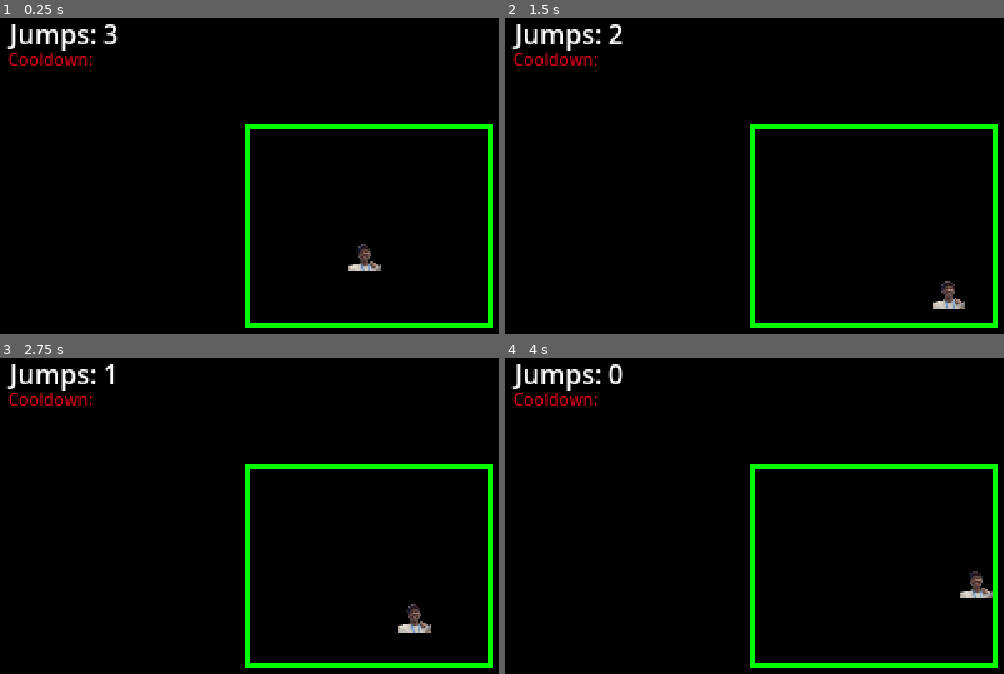
Above: before the commit, frames 1-4 (two rows, left to right).
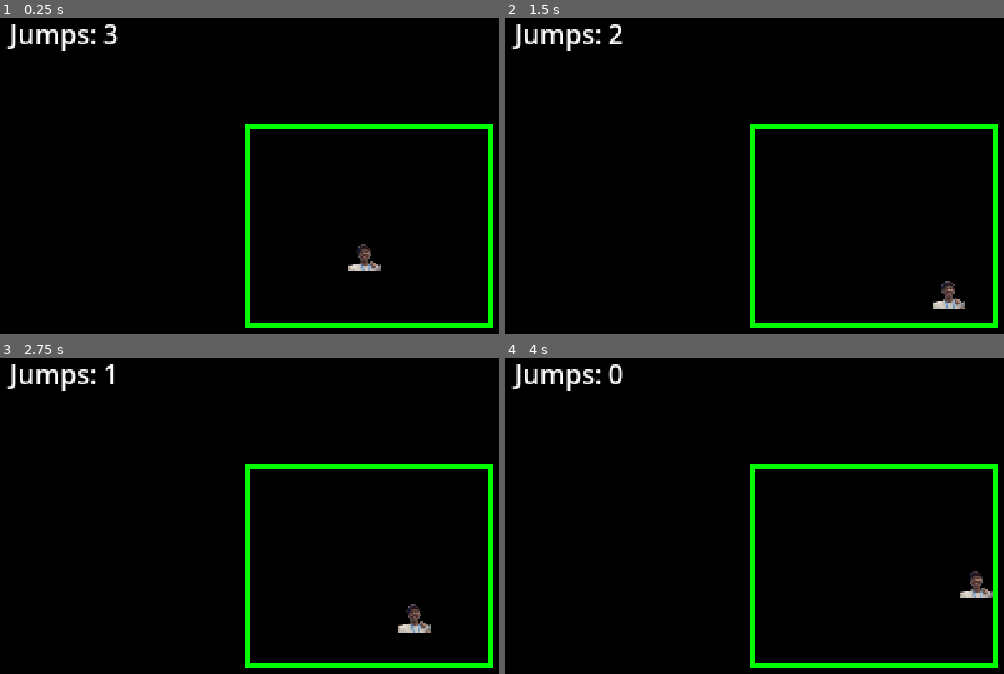
Above: after the commit, the same moments.

Repository: Shaurya0907/bb_COMBAT
Game: Godot game, scene res://scenes/main.tscn
Same seed, same stepped clock (60 frames per second), same inputs: the game is played once before the commit and once after it.
Inputs (mouse positions are in pixels of both pictures, inside the frame that each line leads up to):
- Up to frame 1 (0.25 s): no input
- Up to frame 2 (1.5 s): tap Enter at 0.5 s; move the mouse to (outside the picture) at 0.52 s; hold D (move_right) from 0.53 s (still down); tap Space (jump) at 0.6, 0.77, 1.07 s; click (outside the picture) at 0.67 s; move the mouse to (729, 248) at 1.27 s; tap Alt at 1.35 s
- Up to frame 3 (2.75 s): tap Space (jump) at 1.52, 1.55, 1.82, 2.3 s; move the mouse to (464, 465) at 2.02 s; release D (move_right) at 2.03 s; hold A (move_left) from 2.03 s (still down); tap Shift at 2.1 s
- Up to frame 4 (4 s): move the mouse to (849, 655) at 2.77 s; release A (move_left) at 2.78 s; hold D (move_right) from 2.78 s (still down); tap Space (jump) at 2.85, 3.02, 3.32, 3.77, 3.8 s; click (849, 655) at 2.92 s; move the mouse to (outside the picture) at 3.52 s; tap Alt at 3.6 s

The runs differ from the first frame. In frame 1, 0.4% of the frame differs, in the area x 1-19%, y 11-16%; in frame 2, 0.4%; in frame 3, 0.4%; in frame 4, 0.4%.

Commit message:
added the req assets and made the initial code
made a basic functioning movement

Diff:
--- a/project.godot
+++ b/project.godot
@@ -62,6 +62,7 @@
 
 [rendering]
 
+textures/canvas_textures/default_texture_filter=0
 rendering_device/driver.windows="d3d12"
 renderer/rendering_method="gl_compatibility"
 renderer/rendering_method.mobile="gl_compatibility"
--- a/scenes/main.tscn
+++ b/scenes/main.tscn
@@ -78,6 +78,8 @@
 [node name="hud" type="Node2D" parent="." unique_id=524458148]
 
 [node name="Label" type="Label" parent="hud" unique_id=2010649266]
+texture_filter = 1
+texture_repeat = 1
 offset_left = 16.0
 offset_top = 8.0
 offset_right = 73.0
@@ -85,6 +87,8 @@
 text = "Jumps: "
 
 [node name="cooldown" type="Label" parent="hud" unique_id=882951847]
+texture_filter = 1
+texture_repeat = 1
 offset_left = 15.0
 offset_top = 28.0
 offset_right = 64.0
@@ -94,18 +98,27 @@
 text = "Cooldown: "
 
 [node name="cooldown_counter" type="Label" parent="hud" unique_id=471429434]
+texture_filter = 1
+texture_repeat = 1
 offset_left = 66.0
 offset_top = 28.0
 offset_right = 120.0
 offset_bottom = 51.0
 theme_override_colors/font_color = Color(0.82002777, 0, 0.09362308, 1)
 theme_override_font_sizes/font_size = 10
+text = "10"
 
 [node name="Label2" type="Label" parent="hud" unique_id=1574862585]
+texture_filter = 1
+texture_repeat = 1
 offset_left = 72.0
 offset_top = 8.0
 offset_right = 129.0
 offset_bottom = 31.0
 text = "3"
 
+[node name="cooldown_timer" type="Timer" parent="hud" unique_id=1886149178]
+one_shot = true
+
 [connection signal="body_entered" from="Node2D/bg/Area2D" to="player" method="_on_area_2d_body_entered"]
+[connection signal="timeout" from="hud/cooldown_timer" to="player" method="_on_cooldown_timer_timeout"]
--- a/scenes/player.tscn
+++ b/scenes/player.tscn
@@ -19,6 +19,8 @@
 [node name="player" type="CharacterBody2D" unique_id=887462116]
 
 [node name="AnimatedSprite2D" type="AnimatedSprite2D" parent="." unique_id=739486181]
+texture_filter = 1
+texture_repeat = 1
 scale = Vector2(0.18771929, 0.1877193)
 sprite_frames = SubResource("SpriteFrames_v15d6")
 animation = &"idle"
--- a/scripts/player.gd
+++ b/scripts/player.gd
@@ -1,9 +1,15 @@
 extends CharacterBody2D
 @onready var jump_counter: Label = $"../hud/Label2"
+@onready var cooldown: Label = $"../hud/cooldown"
+@onready var cooldown_counter: Label = $"../hud/cooldown_counter"
+@onready var cooldown_timer: Timer = $"../hud/cooldown_timer"
 
 var speed = 50
 var has_jumped = false
 var jump2 = false
+func _ready():
+	cooldown.hide()
+	cooldown_counter.hide()
 
 func _process(delta: float) -> void:
 
@@ -27,11 +33,33 @@
 
 	move_and_slide()
 
+
+
+	if jump_counter.text == '0':
+		pass
+
 	if jump2 and has_jumped:
 		if jump_counter.text != '0':
 			jump_counter.text = str(int(jump_counter.text) - 1)
 		jump2 = false
 
+
+
+#FUNCTIONS
+func _cooldown(time):
+		cooldown.show()
+		cooldown_counter.show()
+		cooldown_timer.start()
+
+
+
+
+#SIGNALS
 func _on_area_2d_body_entered(body: Node2D) -> void:
 	if body.name == "player":
 		velocity.y = -250
+
+
+
+func _on_cooldown_timer_timeout() -> void:
+	pass # Replace with function body.
Not shown, added: scenes/main.tscn13983028628.tmp
Not shown, added: scenes/main.tscn13988154831.tmp
Not shown, added: scenes/main.tscn15068060809.tmp
